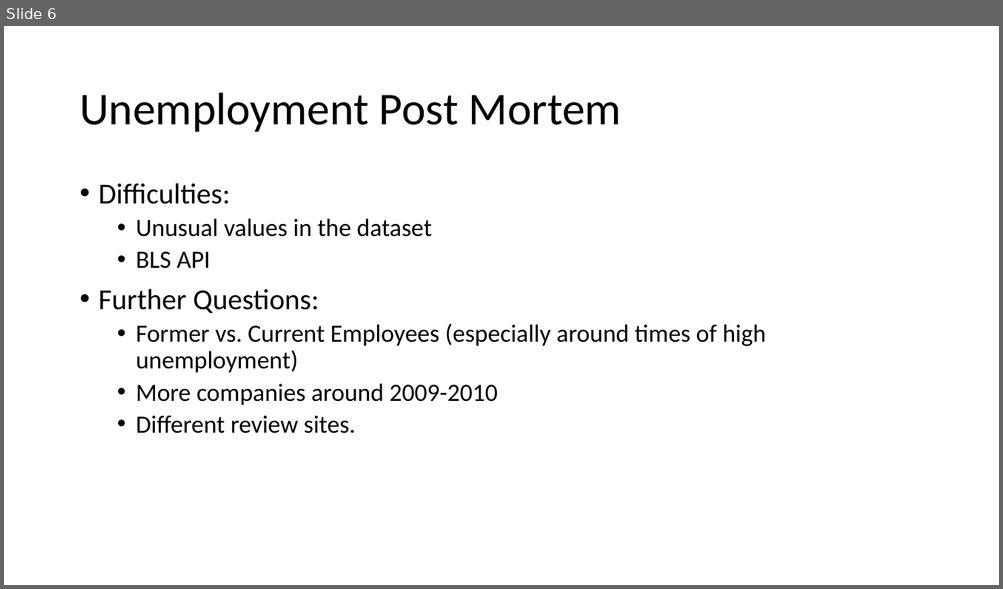
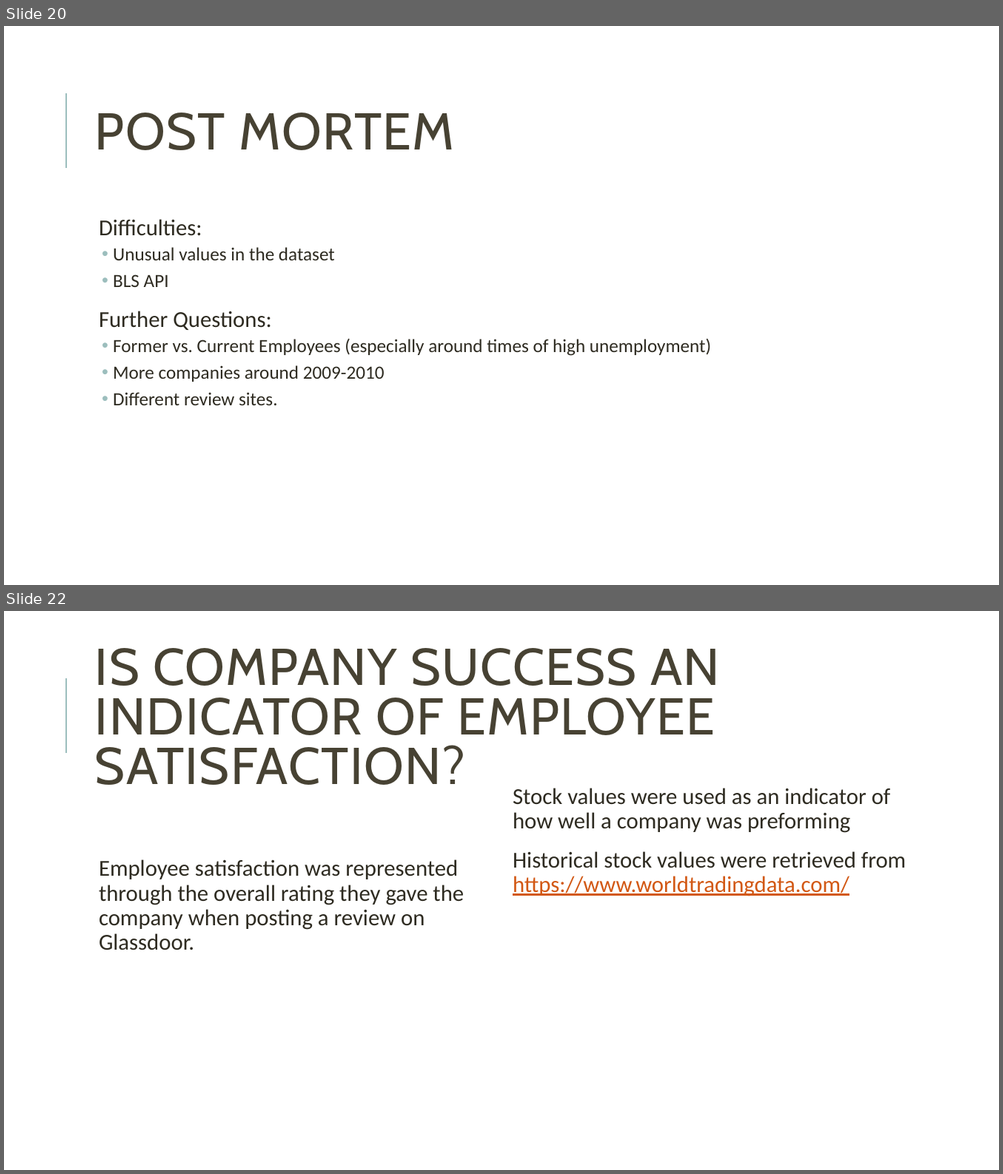
Before and after one commit to annabl38/Project_1, a slide deck: Happy People Presentation.pptx. Shown one above the other, each under a label of ours: slide 6 before the commit, slides 20 and 22 after it; the slides between them are not shown. The pictures are 1003x589 and 1003x1174 pixels, drawn with LibreOffice and Linux fonts; fonts in the diff are those of the drawing. Boxes give left, top, right and bottom in pixels: in the first picture for what was removed or moved away, otherwise in the second. Text is boxed around its words. In the diff, an @@ line names an element or a change of style, - is before the commit and + after.

```diff
--- a/Happy People Presentation.pptx
+++ b/Happy People Presentation.pptx
@@ slide 22 added at (4,611,999,1170), background #FFFFFF; not listed: 1 template element that a slide beside it also shows @@
@@ title added at (95,648,720,785), 50 pt, text #474233 @@
+IS COMPANY SUCCESS AN INDICATOR OF EMPLOYEE SATISFACTION?
@@ text added at (512,788,905,897), 22 pt, text #2E2B21 @@
+  Stock values were used as an indicator of how well a company was preforming
+  Historical stock values were retrieved from https://www.worldtradingdata.com/
@@ text added at (99,860,464,951), 22 pt, text #2E2B21 @@
+  Employee satisfaction was represented through the overall rating they gave the company when posting a review on Glassdoor.
@@ what was slide 6 is now slide 20 @@
@@ slide 20 changed as well @@
@@ line added from (66, 168) to (66, 93), #9CBEBD 1.5 pt @@
@@ title at (95,113,454,150): text changed; size 44 to 50 pt; font Calibri to Cabin; text colour #000000 to #474233 @@
-Unemployment Post Mortem
+POST MORTEM
@@ text "Difficulties:": place and size @@
-text "Difficulties:" at (99,183,766,434)
+text "Difficulties:" at (99,219,711,406)
@@ text "Difficulties:" at (99,219,711,406): size 28 to 22 pt in "Difficulties:", "Further Questions:"; text colour #000000 to #2E2B21; size 24 to 18 pt in "Unusual values in the dataset", "BLS API", "Former vs. Current Employees (especially around times ...", "More companies around 2009-2010" and 1 more places; bullet • to  ; more space between paragraphs; indent changed @@
```
Also in this commit, not shown: 5 other slides changed, 19 other slides added.
